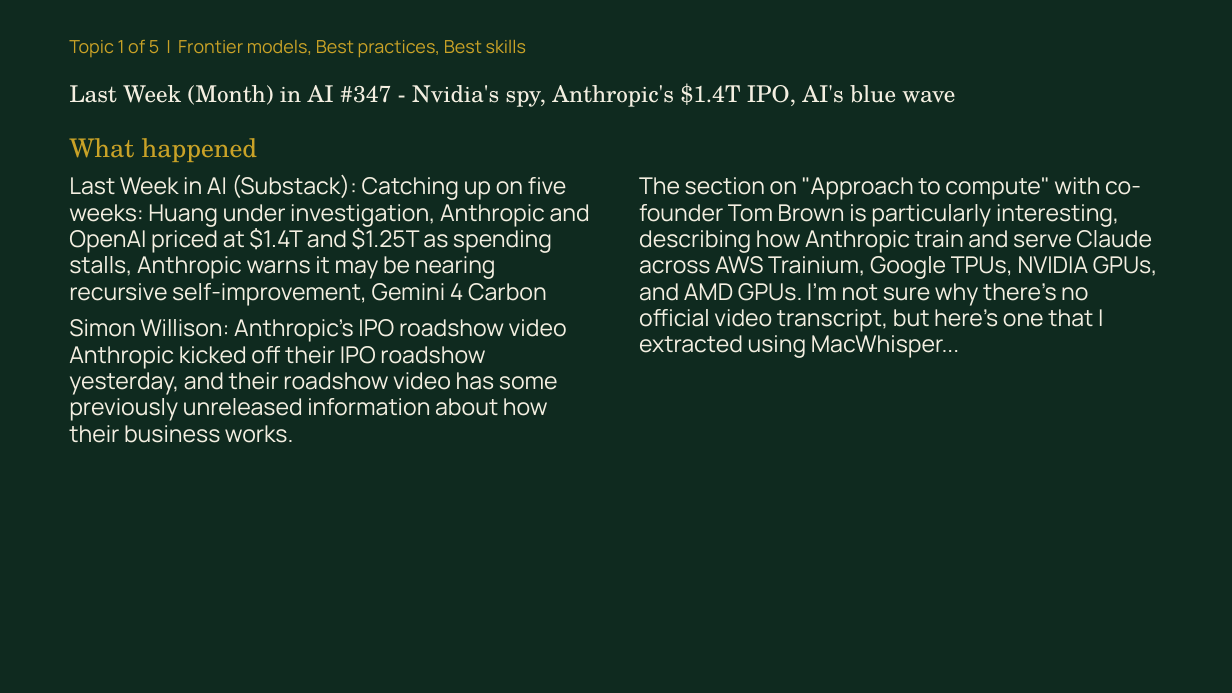
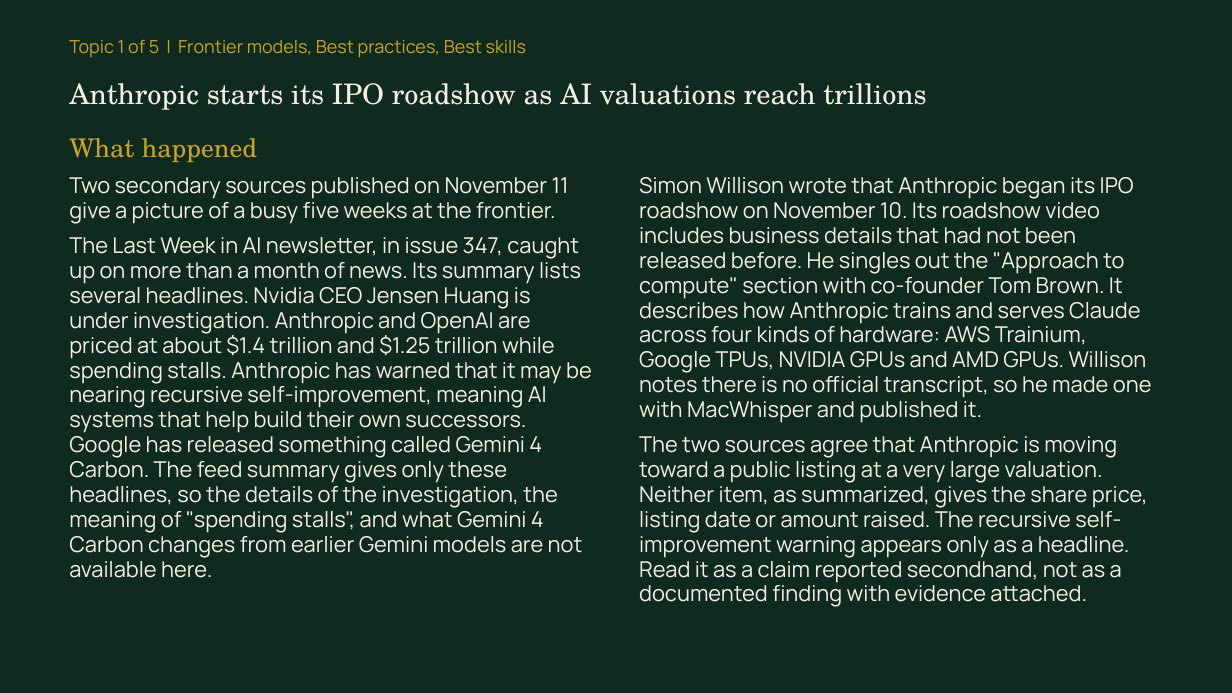
Before and after one commit to syb-code/news-digest, a slide deck: slide 2 of docs/learn/2026-11-11/briefing.pptx. Drawn at 1232x693 pixels with LibreOffice and Linux fonts; fonts in the diff are those of the drawing. Boxes give left, top, right and bottom in pixels: in the first picture for what was removed or moved away, otherwise in the second. Text is boxed around its words. In the diff, an @@ line names an element or a change of style, - is before the commit and + after.

```diff
--- a/docs/learn/2026-11-11/briefing.pptx
+++ b/docs/learn/2026-11-11/briefing.pptx
@@ text at bbox=[69, 83, 926, 110]: text changed; size 18 to 22 pt @@
-Last Week (Month) in AI #347 - Nvidia's spy, Anthropic's $1.4T IPO, AI's blue wave
+Anthropic starts its IPO roadshow as AI valuations reach trillions
@@ text at bbox=[69, 177, 592, 578]: text changed; size 18 to 17 pt @@
-Last Week in AI (Substack): Catching up on five weeks: Huang under investigation, Anthropic and OpenAI priced at $1.4T and $1.25T as spending stalls, Anthropic warns it may be nearing recursive self-improvement, Gemini 4 Carbon
-Simon Willison: Anthropic's IPO roadshow video Anthropic kicked off their IPO roadshow yesterday, and their roadshow video has some previously unreleased information about how their business works.
+Two secondary sources published on November 11 give a picture of a busy five weeks at the frontier.
+The Last Week in AI newsletter, in issue 347, caught up on more than a month of news. Its summary lists several headlines. Nvidia CEO Jensen Huang is under investigation. Anthropic and OpenAI are priced at about $1.4 trillion and $1.25 trillion while spending stalls. Anthropic has warned that it may be nearing recursive self-improvement, meaning AI systems that help build their own successors. Google has released something called Gemini 4 Carbon. The feed summary gives only these headlines, so the details of the investigation, the meaning of "spending stalls", and what Gemini 4 Carbon changes from earlier Gemini models are not available here.
@@ text at bbox=[639, 177, 1152, 607]: text changed; size 18 to 17 pt @@
-The section on "Approach to compute" with co-founder Tom Brown is particularly interesting, describing how Anthropic train and serve Claude across AWS Trainium, Google TPUs, NVIDIA GPUs, and AMD GPUs. I'm not sure why there's no official video transcript, but here's one that I extracted using MacWhisper...
+Simon Willison wrote that Anthropic began its IPO roadshow on November 10. Its roadshow video includes business details that had not been released before. He singles out the "Approach to compute" section with co-founder Tom Brown. It describes how Anthropic trains and serves Claude across four kinds of hardware: AWS Trainium, Google TPUs, NVIDIA GPUs and AMD GPUs. Willison notes there is no official transcript, so he made one with MacWhisper and published it.
+The two sources agree that Anthropic is moving toward a public listing at a very large valuation. Neither item, as summarized, gives the share price, listing date or amount raised. The recursive self-improvement warning appears only as a headline. Read it as a claim reported secondhand, not as a documented finding with evidence attached.
```
Also in this commit, not shown: 16 other slides changed, 5 other files.
